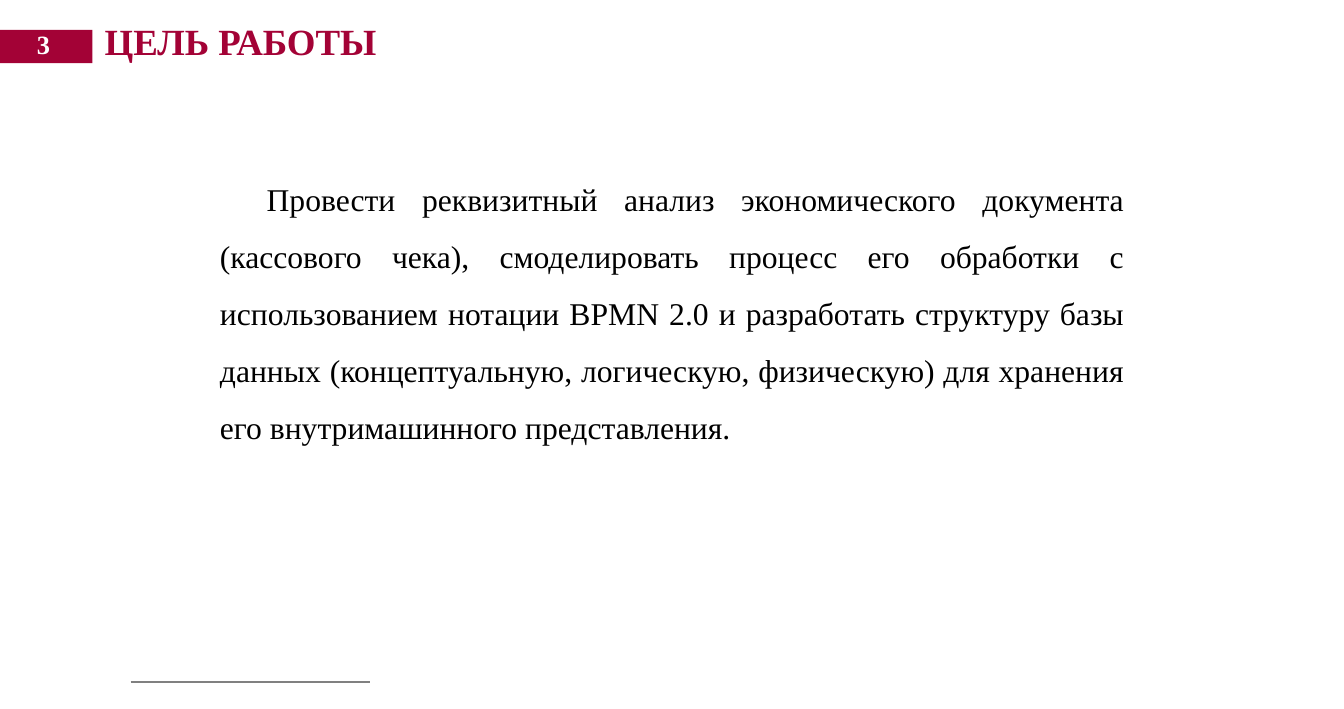
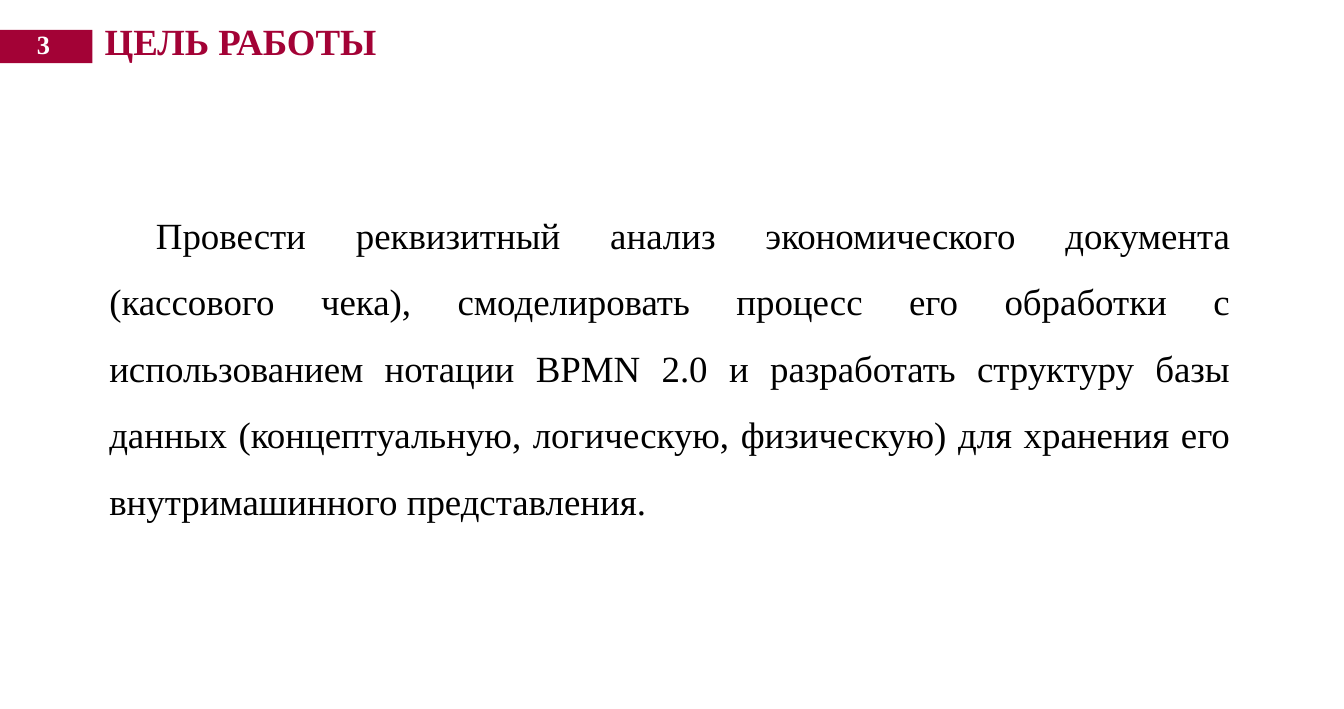
Before and after one commit to xramokkk/lab-2, a slide deck: slide 3 of лаб 2.pptx. Drawn at 1344x709 pixels with LibreOffice and Linux fonts; fonts in the diff are those of the drawing; background and template pictures are left out. Boxes give left, top, right and bottom in pixels: in the first picture for what was removed or moved away, otherwise in the second. Text is boxed around its words. In the diff, an @@ line names an element or a change of style, - is before the commit and + after.

```diff
--- a/лаб 2.pptx
+++ b/лаб 2.pptx
@@ text "Провести реквизитный анализ экономического документа ...": place and size @@
-text "Провести реквизитный анализ экономического документа ..." at [220, 189, 1124, 445]
+text "Провести реквизитный анализ экономического документа ..." at [109, 223, 1230, 522]
@@ text "Провести реквизитный анализ экономического документа ..." at [109, 223, 1230, 522]: size 24 to 28 pt @@
@@ rectangle added at [109, 665, 394, 694], fill #FFFFFF @@
@@ line removed from (131, 682) to (370, 682) @@
```
Also in this commit, not shown: 33 other slides changed.
